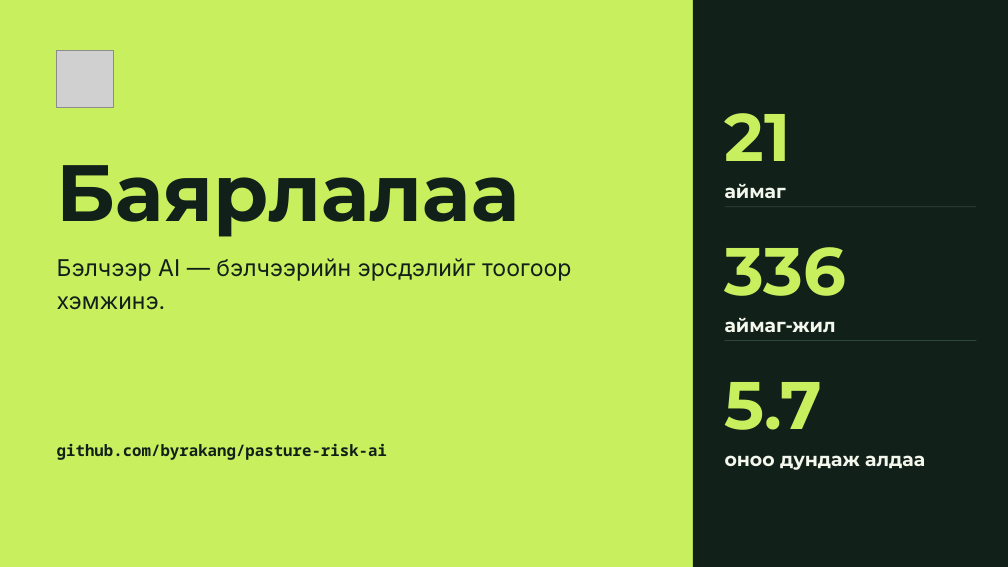
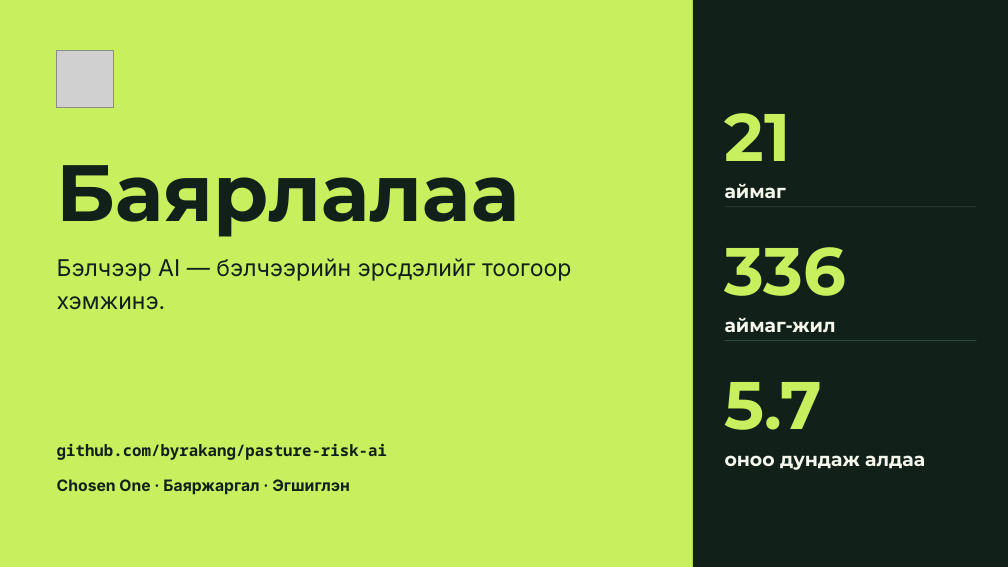
Before and after one commit to byrakang/pasture-risk-ai, a slide deck: slide 11 of docs/Belcheer-AI-presentation.pptx. Drawn at 1008x567 pixels with LibreOffice and Linux fonts; fonts in the diff are those of the drawing; grey boxes stand for pictures. Boxes give left, top, right and bottom in pixels: in the first picture for what was removed or moved away, otherwise in the second. Text is boxed around its words. In the diff, an @@ line names an element or a change of style, - is before the commit and + after.

```diff
--- a/docs/Belcheer-AI-presentation.pptx
+++ b/docs/Belcheer-AI-presentation.pptx
@@ text added at [57,479,350,495], 15 pt, text #12201A, bold @@
+Chosen One · Баяржаргал · Эгшиглэн
```
Also in this commit, not shown: 1 other slide changed, 1 slide added, 1 slide removed, 1 other file.
